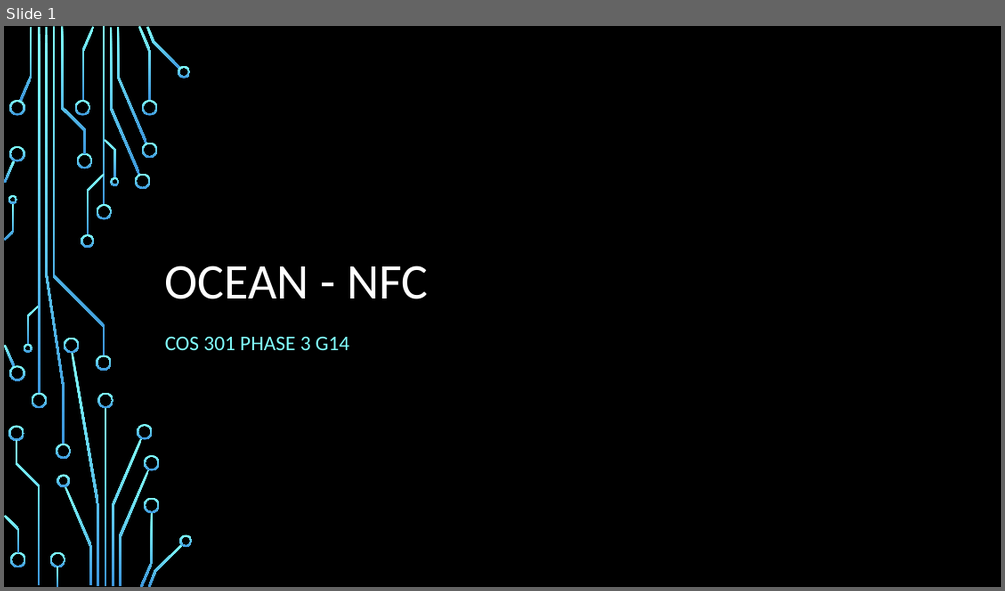
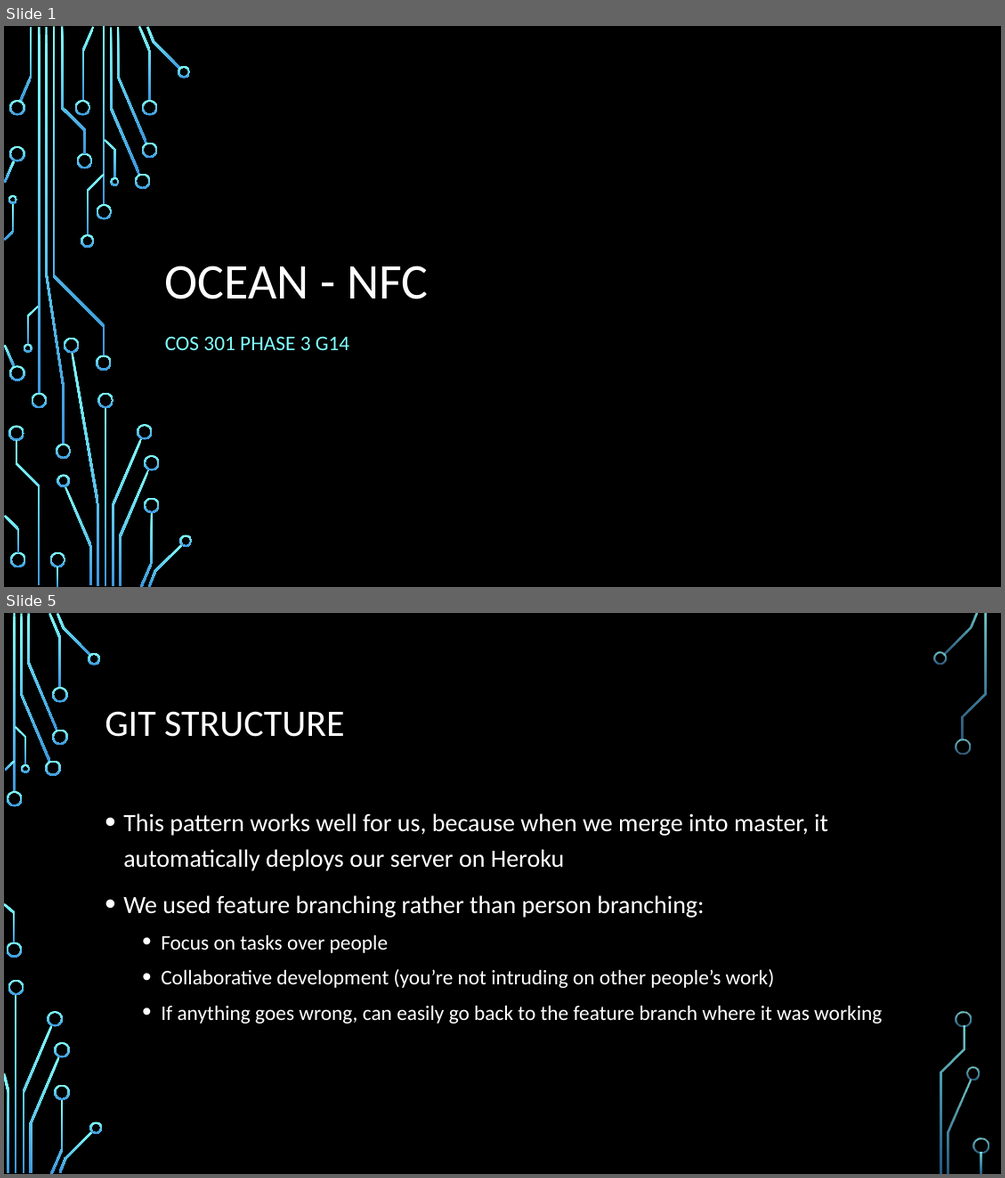
Before and after one commit to ocean-nfc/ocean-nfc-server, a slide deck: Ocean - NFC Slide Show.pptx. Shown one above the other, each under a label of ours: slide 1 before the commit, slides 1 and 5 after it; the slides between them are not shown. The pictures are 1005x591 and 1005x1178 pixels, drawn with LibreOffice and Linux fonts; fonts in the diff are those of the drawing; background and template pictures are left out. Boxes give left, top, right and bottom in pixels: in the first picture for what was removed or moved away, otherwise in the second. Text is boxed around its words. In the diff, an @@ line names an element or a change of style, - is before the commit and + after.

```diff
--- a/Ocean - NFC Slide Show.pptx
+++ b/Ocean - NFC Slide Show.pptx
@@ slide 5 added at (x1=4, y1=613, x2=1001, y2=1174), background picture (left out) @@
@@ title added at (x1=105, y1=711, x2=344, y2=737), 36 pt, text #FFFFFF @@
+GIT STRUCTURE
@@ text added at (x1=123, y1=813, x2=882, y2=1023), 20 pt, text #FFFFFF @@
+• This pattern works well for us, because when we merge into master, it automatically deploys our server on Heroku
+• We used feature branching rather than person branching:
+  • Focus on tasks over people
+  • Collaborative development (you’re not intruding on other people’s work)
+  • If anything goes wrong, can easily go back to the feature branch where it was working
@@ group added at (x1=4, y1=613, x2=989, y2=1174): 33 freeform shapes, 3 rectangles @@
```
Also in this commit, not shown: 4 slides changed, 1 other slide added.
